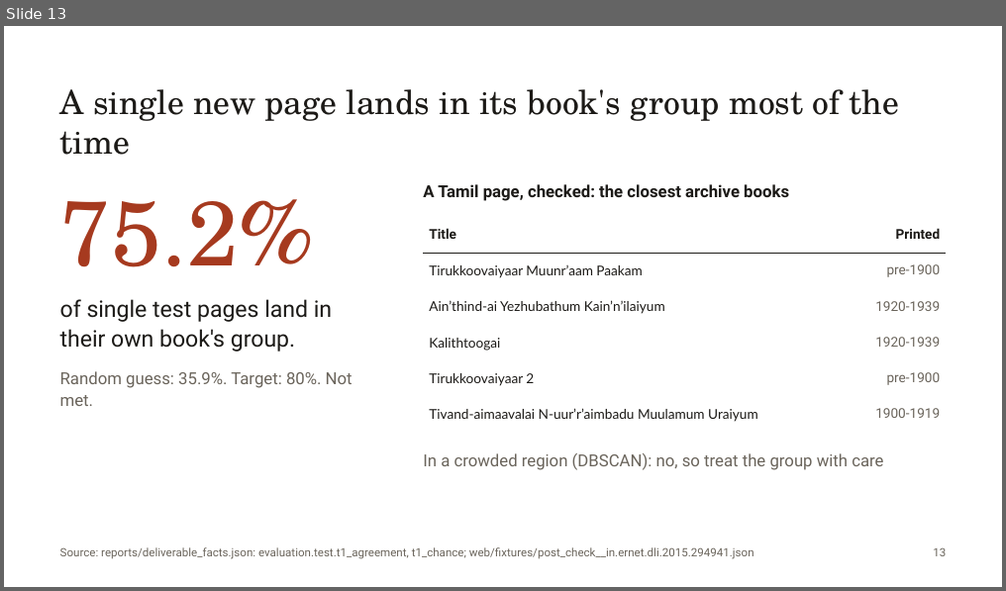
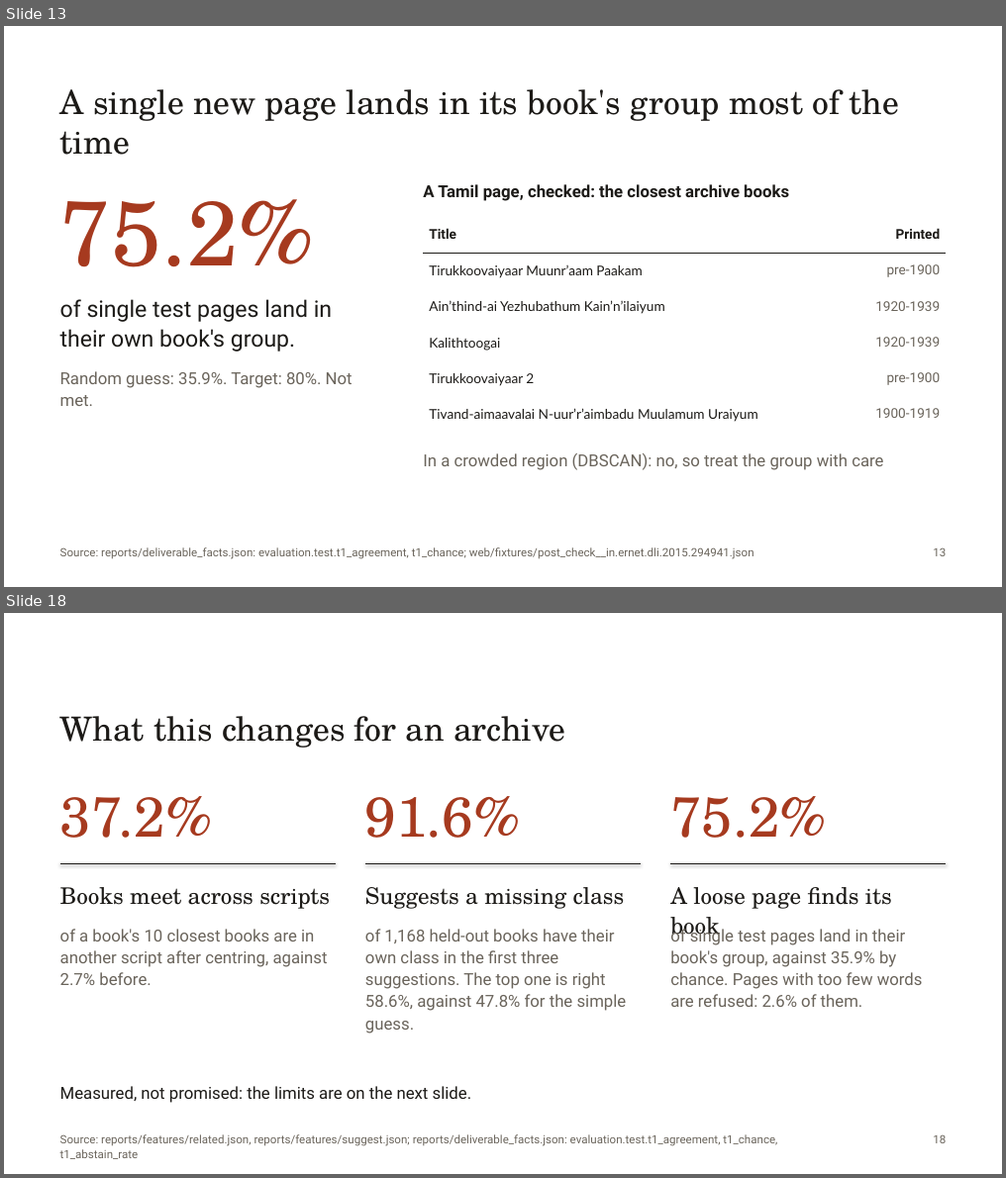
Before and after one commit to rohannes64/Grantha-Heritage-Tracker, a slide deck: Grantha_Heritage_Tracker_SIH26096.pptx. Shown one above the other, each under a label of ours: slide 13 before the commit, slides 13 and 18 after it; the slides between them are not shown. The pictures are 1006x591 and 1006x1178 pixels, drawn with LibreOffice and Linux fonts; fonts in the diff are those of the drawing. Boxes give left, top, right and bottom in pixels: in the first picture for what was removed or moved away, otherwise in the second. Text is boxed around its words. In the diff, an @@ line names an element or a change of style, - is before the commit and + after.

Commit message:
docs(deck): 20 slides, adding the archive map, scan quality, editions, site and impact

```diff
--- a/Grantha_Heritage_Tracker_SIH26096.pptx
+++ b/Grantha_Heritage_Tracker_SIH26096.pptx
@@ slide 18 added at (x1=4, y1=613, x2=1002, y2=1174), background #FFFFFF @@
@@ text added at (x1=60, y1=716, x2=565, y2=748), 32 pt, text #1C1A17 @@
+What this changes for an archive
@@ text added at (x1=60, y1=796, x2=213, y2=838), 54 pt, text #A63A1F @@
+37.2%
@@ text added at (x1=365, y1=796, x2=520, y2=838), 54 pt, text #A63A1F @@
+91.6%
@@ text added at (x1=670, y1=796, x2=827, y2=838), 54 pt, text #A63A1F @@
+75.2%
@@ line added from (60, 863) to (336, 863), #1C1A17 1 pt @@
@@ line added from (365, 863) to (642, 863), #1C1A17 1 pt @@
@@ line added from (671, 863) to (945, 863), #1C1A17 1 pt @@
@@ text added at (x1=60, y1=887, x2=330, y2=909), 22 pt, text #1C1A17 @@
+Books meet across scripts
@@ text added at (x1=365, y1=887, x2=625, y2=909), 22 pt, text #1C1A17 @@
+Suggests a missing class
@@ text added at (x1=670, y1=887, x2=892, y2=941), 22 pt, text #1C1A17 @@
+A loose page finds its book
@@ text added at (x1=60, y1=929, x2=328, y2=985), 16 pt, text #6A645B @@
+of a book's 10 closest books are in another script after centring, against 2.7% before.
@@ text added at (x1=365, y1=929, x2=627, y2=1034), 16 pt, text #6A645B @@
+of 1,168 held-out books have their own class in the first three suggestions. The top one is right 58.6%, against 47.8% for the simple guess.
@@ text added at (x1=670, y1=927, x2=923, y2=1007), 16 pt, text #6A645B @@
+of single test pages land in their book's group, against 35.9% by chance. Pages with too few words are refused: 2.6% of them.
@@ text added at (x1=60, y1=1086, x2=472, y2=1103), 16 pt, text #1C1A17 @@
+Measured, not promised: the limits are on the next slide.
@@ text added at (x1=60, y1=1135, x2=777, y2=1159), 11 pt, text #6A645B @@
+Source: reports/features/related.json, reports/features/suggest.json; reports/deliverable_facts.json: evaluation.test.t1_agreement, t1_chance, t1_abstain_rate
@@ text added at (x1=933, y1=1135, x2=945, y2=1144), 11 pt, text #6A645B @@
+18
```
Also in this commit, not shown: 2 slides changed, 4 other slides added, 3 other files.
